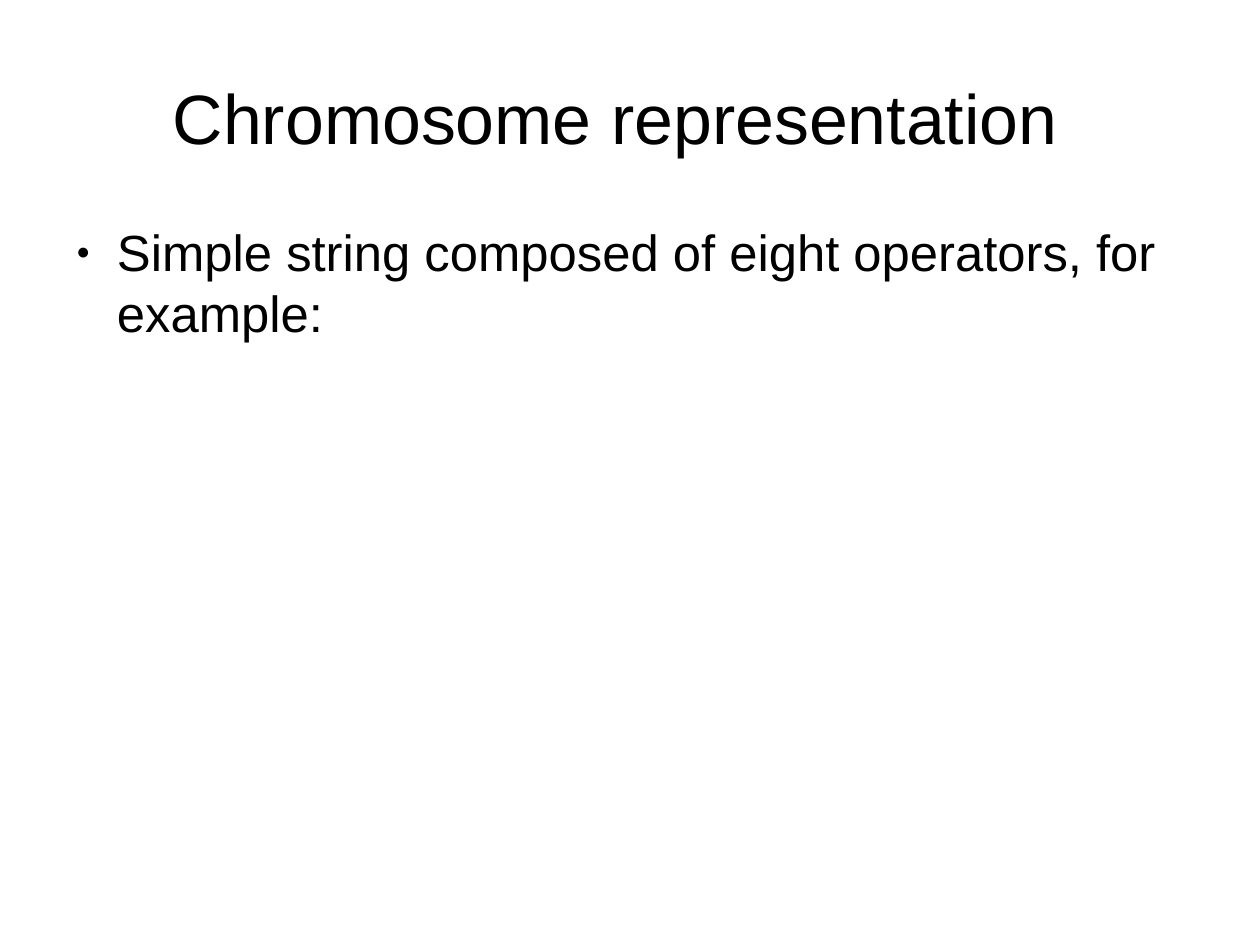
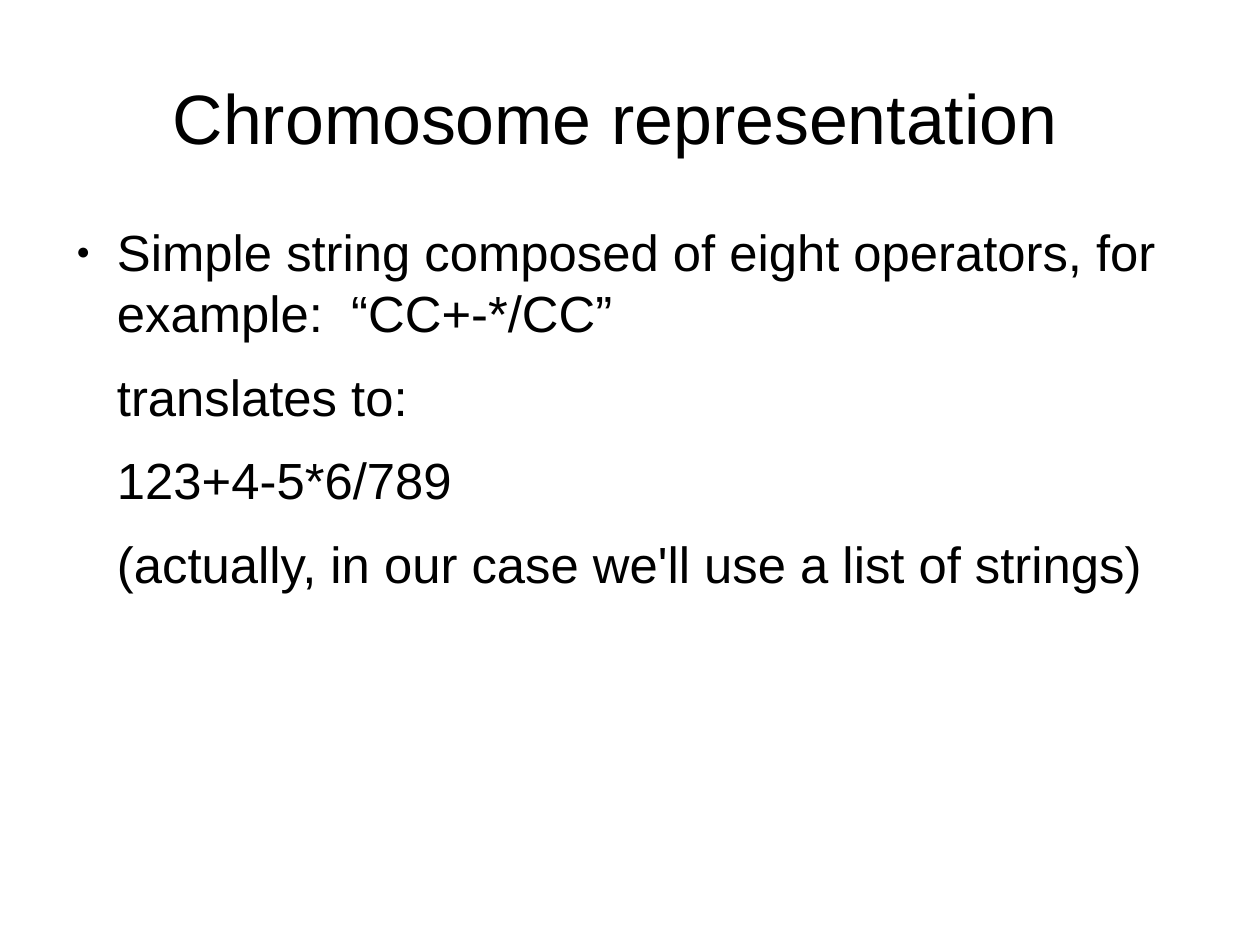
Before and after one commit to philtomson/OSBridge2012Talk, a slide deck: slide 8 of OSBridge2012.odp (slide 5 before the commit). Drawn at 1260x945 pixels with LibreOffice and Linux fonts; fonts in the diff are those of the drawing. Boxes give left, top, right and bottom in pixels: in the first picture for what was removed or moved away, otherwise in the second. Text is boxed around its words. In the diff, an @@ line names an element or a change of style, - is before the commit and + after.

Commit message:
added more slides

```diff
--- a/OSBridge2012.odp
+++ b/OSBridge2012.odp
@@ text at (x1=117, y1=234, x2=1155, y2=593): text changed @@
-● Simple string composed of eight operators, for example:
+● Simple string composed of eight operators, for example: “CC+-*/CC”
+translates to:
+123+4-5*6/789
+(actually, in our case we'll use a list of strings)
```
Also in this commit, not shown: 5 slides added, 1 slide removed.
